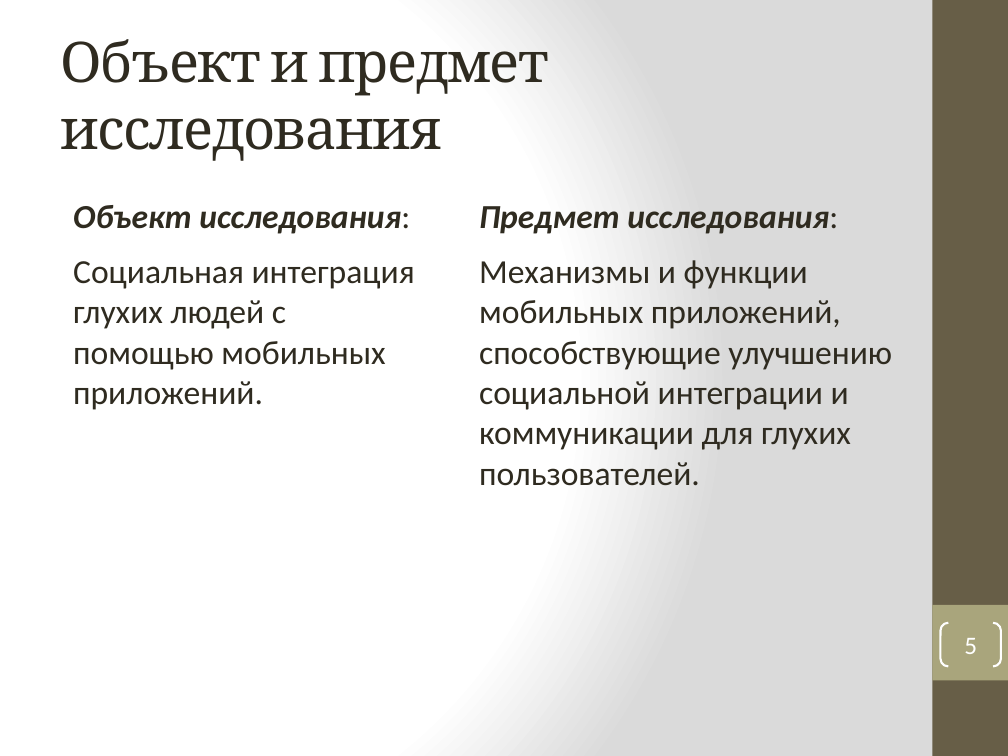
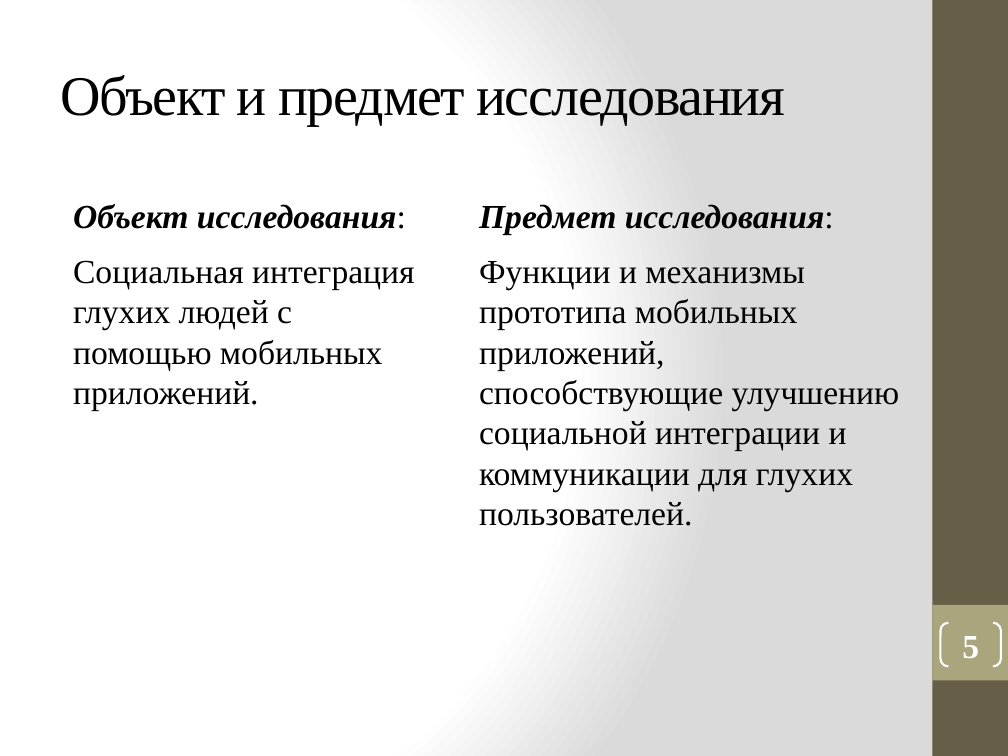
Before and after one commit to vadimgilka/DeafAndDumbPeople, a slide deck: slide 5 of Моя документация/Презентация_Панова.pptx. Drawn at 1008x756 pixels with LibreOffice and Linux fonts; fonts in the diff are those of the drawing. Boxes give left, top, right and bottom in pixels: in the first picture for what was removed or moved away, otherwise in the second. Text is boxed around its words. In the diff, an @@ line names an element or a change of style, - is before the commit and + after.

```diff
--- a/Моя документация/Презентация_Панова.pptx
+++ b/Моя документация/Презентация_Панова.pptx
@@ title "Объект и предмет исследования" at (60, 75, 785, 126): font Cambria to Times New Roman, text colour #2F2B20 to #000000 @@
@@ text "Объект исследования:" at (73, 204, 414, 411): font Calibri to Times New Roman, text colour #2F2B20 to #000000 @@
@@ text at (479, 204, 834, 234): font Calibri to Times New Roman, text colour #2F2B20 to #000000 in "Предмет исследования:" @@
@@ text at (479, 261, 900, 526): text changed; font Calibri to Times New Roman; text colour #2F2B20 to #000000 @@
-Механизмы и функции мобильных приложений, способствующие улучшению социальной интеграции и коммуникации для глухих пользователей.
+Функции и механизмы прототипа мобильных приложений, способствующие улучшению социальной интеграции и коммуникации для глухих пользователей.
@@ page number at (940, 623, 1001, 666): size 18 to 24 pt, font Calibri to Times New Roman, bold on @@
```
Also in this commit, not shown: 8 other slides changed, 8 slides added, 1 slide removed.
